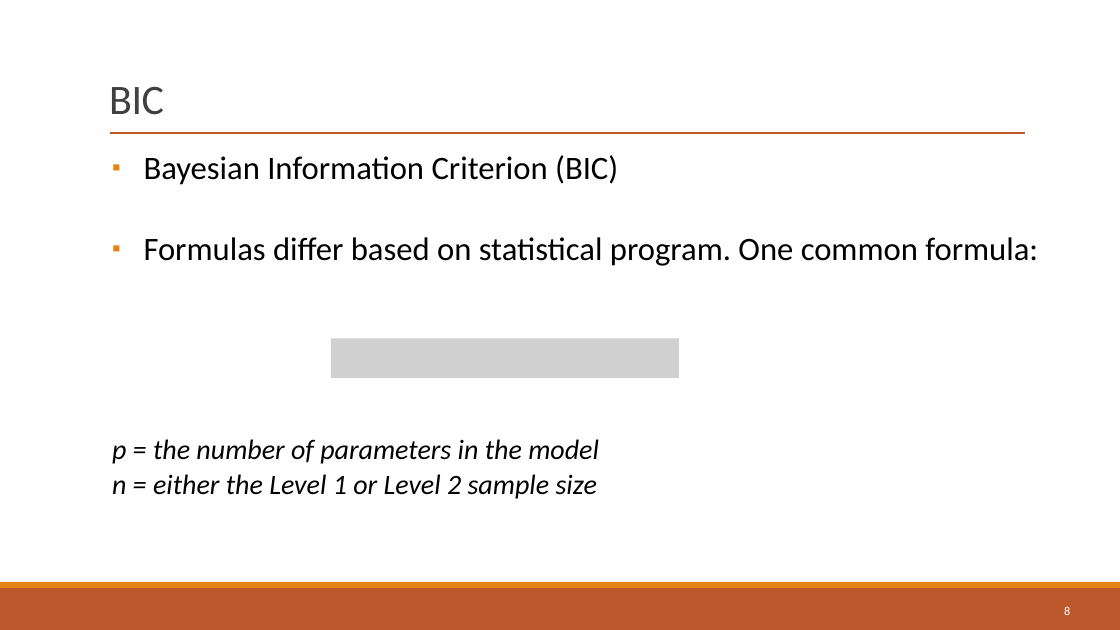
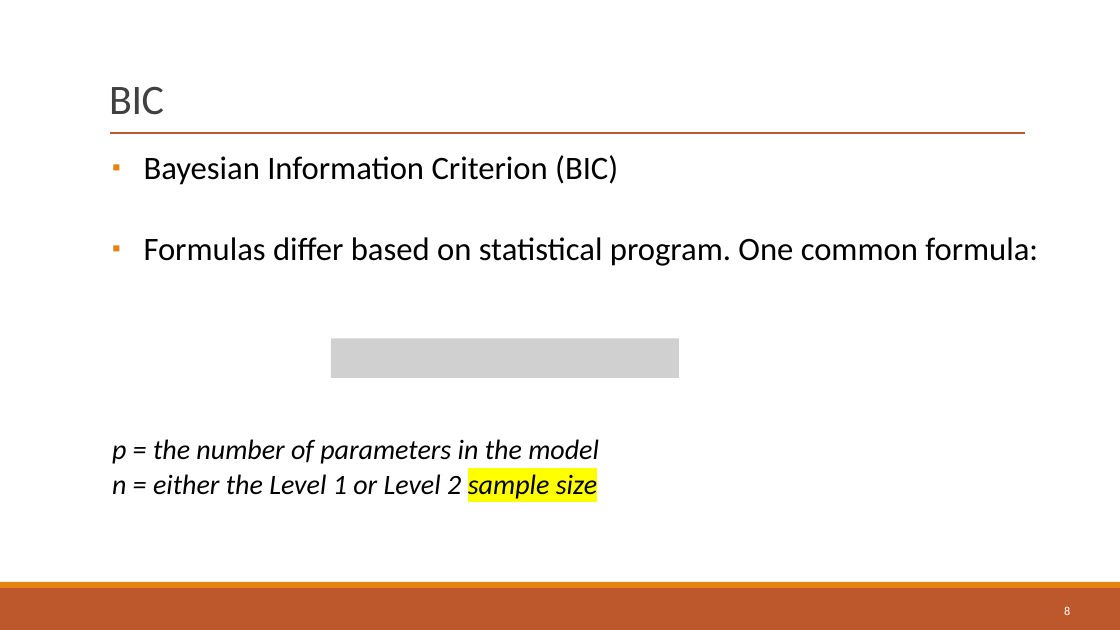
Before and after one commit to Sijan14/Multilevel_Modeling, a slide deck: slide 8 of Week 4/Session 4 - Goodness of Fit in Multilevel Models and Random Intercept Models.pptx. Drawn at 1120x630 pixels with LibreOffice and Linux fonts; fonts in the diff are those of the drawing; grey boxes stand for pictures. Boxes give left, top, right and bottom in pixels: in the first picture for what was removed or moved away, otherwise in the second. Text is boxed around its words. In the diff, an @@ line names an element or a change of style, - is before the commit and + after.

```diff
--- a/Week 4/Session 4 - Goodness of Fit in Multilevel Models and Random Intercept Models.pptx
+++ b/Week 4/Session 4 - Goodness of Fit in Multilevel Models and Random Intercept Models.pptx
@@ text at (112,474,597,499): highlight none to #FFFF00 in "sample size" @@
```
Also in this commit, not shown: 9 other files.
